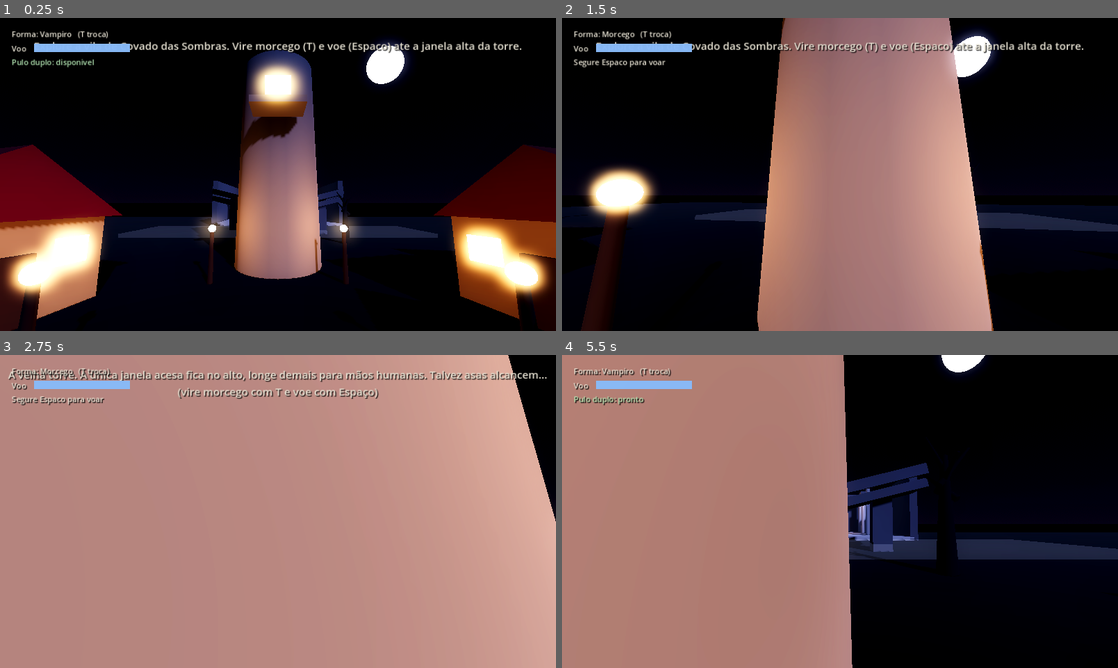
Above: before the commit, frames 1-4 (two rows, left to right).
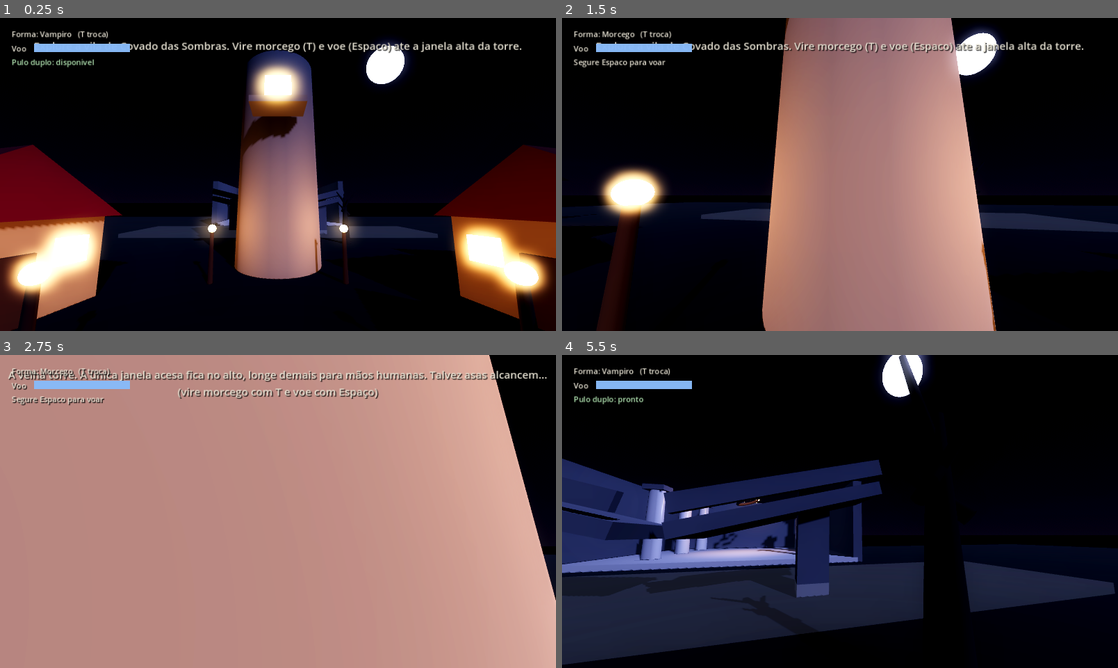
Above: after the commit, the same moments.

Repository: Rafawkj/Luciano
Game: Godot game, scene res://scenes/world.tscn
The game is run twice, just before and just after one commit, with the same random seed, the same clock (stepped at 60 frames per second) and the same inputs.
Inputs (mouse positions are in pixels of both pictures, inside the frame that each line leads up to):
- Up to frame 1 (0.25 s): no input
- Up to frame 2 (1.5 s): move the mouse to (867, 174) at 0.52 s; hold Shift (correr) 0.53-1.28 s; hold W (mover_frente) from 0.53 s (still down); tap Space (pular) at 0.77 s; move the mouse to (812, 174) at 1.27 s; tap T (transformar) at 1.35 s
- Up to frame 3 (2.75 s): keep holding W (mover_frente); tap Space (pular) at 1.52 s; move the mouse to (289, 505) at 2.02 s; hold Shift (correr) from 2.03 s (still down)
- Up to frame 4 (5.5 s): move the mouse to (834, 517) at 2.77 s; release Shift (correr) at 2.78 s; tap T (transformar) at 2.85 s; tap Space (pular) at 3.02, 3.77 s; move the mouse to (878, 514) at 3.52 s; hold Shift (correr) 3.53-4.25 s; tap Escape (ui_cancel) at 4.15 s; release W (mover_frente) at 4.25 s; click (890, 448) at 4.25 s, where only the run after the commit has a clickable "Alta"; click (840, 524) at 5 s, where only the run after the commit has a clickable "Voltar ao jogo"

The runs differ from the first frame. In frame 1, 0.4% of the frame differs, in the area x 0-100%, y 8-97%; in frame 2, 4.7%; in frame 3, 2.5%; in frame 4, 63%, in the area x 0-100%, y 0-100%.

Commit message:
Adiciona menu de opcoes (graficos, volumes, sensibilidade)
- menu.gd (CanvasLayer): abre/fecha com ESC e pausa o jogo (process_mode ALWAYS)
- Qualidade grafica Baixa/Media/Alta: liga/desliga glow, nevoa volumetrica,
  sombras e ajusta MSAA e escala de renderizacao (roda em PCs fracos)
- Volume geral (bus Master) e volume ambiente (bus dedicado) via sliders
- Sensibilidade do mouse ajustavel (player expoe definir_sensibilidade)
- audio_ambiente.gd cria o bus "Ambiente" e roteia vento/sino/piano para ele
- ESC deixa de alternar o mouse no player; agora pertence ao menu
- Interface construida por codigo; README atualizado

Co-Authored-By: Claude Opus 4.8 <noreply@anthropic.com>
Claude-Session: https://claude.ai/code/session_01LpmYnzLzqZkJ9F5Pb2UVqf

Diff:
--- a/scenes/world.tscn
+++ b/scenes/world.tscn
@@ -1,9 +1,10 @@
-[gd_scene load_steps=13 format=3 uid="uid://c0vampireworld01"]
+[gd_scene load_steps=14 format=3 uid="uid://c0vampireworld01"]
 
 [ext_resource type="PackedScene" path="res://scenes/player.tscn" id="1_player"]
 [ext_resource type="PackedScene" path="res://scenes/village.tscn" id="2_village"]
 [ext_resource type="Script" path="res://scripts/hud.gd" id="3_hud"]
 [ext_resource type="Script" path="res://scripts/audio_ambiente.gd" id="4_audio"]
+[ext_resource type="Script" path="res://scripts/menu.gd" id="5_menu"]
 
 [sub_resource type="StandardMaterial3D" id="mat_chao"]
 albedo_color = Color(0.1, 0.11, 0.09, 1)
@@ -93,6 +94,9 @@
 [node name="HUD" type="CanvasLayer" parent="."]
 script = ExtResource("3_hud")
 
+[node name="Menu" type="CanvasLayer" parent="."]
+script = ExtResource("5_menu")
+
 [node name="MensagemLabel" type="Label" parent="HUD" groups=["hud_mensagem"]]
 anchor_right = 1.0
 offset_top = 24.0
--- a/scripts/audio_ambiente.gd
+++ b/scripts/audio_ambiente.gd
@@ -24,9 +24,19 @@
 
 
 func _ready() -> void:
+	_criar_bus_ambiente()
 	_criar_vento()
 	_criar_sino()
 	_criar_piano()
+
+
+# Cria um bus de áudio "Ambiente" para o menu poder ajustar só estes sons.
+func _criar_bus_ambiente() -> void:
+	if AudioServer.get_bus_index("Ambiente") == -1:
+		AudioServer.add_bus()
+		var idx := AudioServer.get_bus_count() - 1
+		AudioServer.set_bus_name(idx, "Ambiente")
+		AudioServer.set_bus_send(idx, "Master")
 
 
 # ============================================================================
@@ -37,6 +47,7 @@
 	player_vento = AudioStreamPlayer.new()
 	player_vento.stream = _wav(_gerar_vento(), true)
 	player_vento.volume_db = -16.0
+	player_vento.bus = "Ambiente"
 	add_child(player_vento)
 	player_vento.play()
 
@@ -64,6 +75,7 @@
 	player_sino = AudioStreamPlayer.new()
 	player_sino.stream = _wav(_gerar_sino(), false)
 	player_sino.volume_db = -9.0
+	player_sino.bus = "Ambiente"
 	add_child(player_sino)
 
 	var t := Timer.new()
@@ -106,6 +118,7 @@
 	player_piano.volume_db = -2.0
 	player_piano.max_distance = 45.0
 	player_piano.unit_size = 12.0
+	player_piano.bus = "Ambiente"
 	player_piano.position = Vector3(0, 3, -46)  # dentro do salão do castelo
 	add_child(player_piano)
 
--- /dev/null
+++ b/scripts/menu.gd
@@ -0,0 +1,220 @@
+# menu.gd
+# ----------------------------------------------------------------------------
+# MENU DE OPÇÕES (pausa o jogo). Abre e fecha com a tecla ESC.
+#
+# Permite, principalmente para rodar bem em PCs mais fracos:
+#   - Reduzir a QUALIDADE GRÁFICA (Baixa / Média / Alta): desliga glow, névoa
+#     volumétrica, sombras e usa escala de renderização menor no nível Baixa.
+#   - Ajustar o VOLUME geral e o VOLUME do som ambiente (buses separados).
+#   - Ajustar a SENSIBILIDADE do mouse.
+#   - Voltar ao jogo ou sair.
+#
+# A interface é criada por CÓDIGO em _ready(), para a cena ficar simples.
+# ----------------------------------------------------------------------------
+
+extends CanvasLayer
+
+var aberto: bool = false
+var raiz: Control  # contêiner inteiro que mostramos/escondemos
+
+# Referências aos sistemas que o menu ajusta.
+var ambiente: WorldEnvironment
+var luz: DirectionalLight3D
+var jogador: Node
+
+
+func _ready() -> void:
+	# O menu precisa funcionar mesmo com o jogo pausado.
+	process_mode = Node.PROCESS_MODE_ALWAYS
+	layer = 20  # acima do HUD
+
+	var mundo := get_parent()
+	ambiente = mundo.get_node_or_null("WorldEnvironment")
+	luz = mundo.get_node_or_null("LuzDirecional")
+	jogador = get_tree().get_first_node_in_group("player")
+
+	_construir_interface()
+	_aplicar_qualidade(2)  # começa em "Alta"
+	_fechar()
+
+
+func _unhandled_input(event: InputEvent) -> void:
+	# ESC (ui_cancel) abre/fecha o menu.
+	if event.is_action_pressed("ui_cancel"):
+		if aberto:
+			_fechar()
+		else:
+			_abrir()
+		get_viewport().set_input_as_handled()
+
+
+# ============================================================================
+# ABRIR / FECHAR (pausa o jogo e libera o mouse)
+# ============================================================================
+
+func _abrir() -> void:
+	aberto = true
+	raiz.visible = true
+	get_tree().paused = true
+	Input.mouse_mode = Input.MOUSE_MODE_VISIBLE
+
+
+func _fechar() -> void:
+	aberto = false
+	raiz.visible = false
+	get_tree().paused = false
+	Input.mouse_mode = Input.MOUSE_MODE_CAPTURED
+
+
+# ============================================================================
+# CONSTRUÇÃO DA INTERFACE
+# ============================================================================
+
+func _construir_interface() -> void:
+	raiz = Control.new()
+	raiz.set_anchors_preset(Control.PRESET_FULL_RECT)
+	raiz.mouse_filter = Control.MOUSE_FILTER_STOP  # bloqueia cliques no jogo
+	add_child(raiz)
+
+	# Fundo escurecido.
+	var fundo := ColorRect.new()
+	fundo.color = Color(0, 0, 0, 0.65)
+	fundo.set_anchors_preset(Control.PRESET_FULL_RECT)
+	raiz.add_child(fundo)
+
+	# Caixa central com os controles.
+	var caixa := VBoxContainer.new()
+	caixa.anchor_left = 0.5
+	caixa.anchor_right = 0.5
+	caixa.anchor_top = 0.5
+	caixa.anchor_bottom = 0.5
+	caixa.offset_left = -230
+	caixa.offset_right = 230
+	caixa.offset_top = -210
+	caixa.offset_bottom = 210
+	caixa.add_theme_constant_override("separation", 14)
+	raiz.add_child(caixa)
+
+	var titulo := Label.new()
+	titulo.text = "Opções"
+	titulo.horizontal_alignment = HORIZONTAL_ALIGNMENT_CENTER
+	titulo.add_theme_font_size_override("font_size", 34)
+	caixa.add_child(titulo)
+
+	# Qualidade gráfica.
+	var opcao_qual := OptionButton.new()
+	opcao_qual.add_item("Baixa")
+	opcao_qual.add_item("Média")
+	opcao_qual.add_item("Alta")
+	opcao_qual.selected = 2
+	opcao_qual.item_selected.connect(_aplicar_qualidade)
+	caixa.add_child(_linha("Qualidade gráfica", opcao_qual))
+
+	# Volume geral.
+	var s_geral := _slider(1.0)
+	s_geral.value_changed.connect(_on_volume_geral)
+	caixa.add_child(_linha("Volume geral", s_geral))
+
+	# Volume do som ambiente.
+	var s_amb := _slider(1.0)
+	s_amb.value_changed.connect(_on_volume_ambiente)
+	caixa.add_child(_linha("Volume ambiente", s_amb))
+
+	# Sensibilidade do mouse.
+	var s_sens := _slider(0.45)
+	s_sens.value_changed.connect(_on_sensibilidade)
+	caixa.add_child(_linha("Sensibilidade do mouse", s_sens))
+
+	# Botões.
+	var btn_voltar := Button.new()
+	btn_voltar.text = "Voltar ao jogo"
+	btn_voltar.pressed.connect(_fechar)
+	caixa.add_child(btn_voltar)
+
+	var btn_sair := Button.new()
+	btn_sair.text = "Sair do jogo"
+	btn_sair.pressed.connect(func(): get_tree().quit())
+	caixa.add_child(btn_sair)
+
+	# Aplica a sensibilidade inicial (o valor padrão do slider).
+	_on_sensibilidade(0.45)
+
+
+# Monta uma linha "rótulo + controle".
+func _linha(texto: String, controle: Control) -> HBoxContainer:
+	var linha := HBoxContainer.new()
+	linha.add_theme_constant_override("separation", 12)
+
+	var rotulo := Label.new()
+	rotulo.text = texto
+	rotulo.custom_minimum_size = Vector2(200, 0)
+	linha.add_child(rotulo)
+
+	controle.size_flags_horizontal = Control.SIZE_EXPAND_FILL
+	linha.add_child(controle)
+	return linha
+
+
+func _slider(valor: float) -> HSlider:
+	var s := HSlider.new()
+	s.min_value = 0.0
+	s.max_value = 1.0
+	s.step = 0.01
+	s.value = valor
+	s.custom_minimum_size = Vector2(180, 0)
+	return s
+
+
+# ============================================================================
+# CALLBACKS DOS CONTROLES
+# ============================================================================
+
+func _aplicar_qualidade(nivel: int) -> void:
+	var vp := get_viewport()
+	var env: Environment = ambiente.environment if ambiente else null
+
+	match nivel:
+		0:  # Baixa — desliga os efeitos caros e reduz a resolução interna.
+			if env:
+				env.glow_enabled = false
+				env.volumetric_fog_enabled = false
+				env.fog_enabled = false
+			if luz:
+				luz.shadow_enabled = false
+			vp.msaa_3d = Viewport.MSAA_DISABLED
+			vp.scaling_3d_scale = 0.75
+		1:  # Média — efeitos moderados.
+			if env:
+				env.glow_enabled = true
+				env.volumetric_fog_enabled = false
+				env.fog_enabled = true
+			if luz:
+				luz.shadow_enabled = true
+			vp.msaa_3d = Viewport.MSAA_DISABLED
+			vp.scaling_3d_scale = 1.0
+		2:  # Alta — tudo ligado.
+			if env:
+				env.glow_enabled = true
+				env.volumetric_fog_enabled = true
+				env.fog_enabled = true
+			if luz:
+				luz.shadow_enabled = true
+			vp.msaa_3d = Viewport.MSAA_2X
+			vp.scaling_3d_scale = 1.0
+
+
+func _on_volume_geral(v: float) -> void:
+	# Bus "Master" é sempre o índice 0.
+	AudioServer.set_bus_volume_db(0, linear_to_db(maxf(v, 0.0001)))
+
+
+func _on_volume_ambiente(v: float) -> void:
+	var idx := AudioServer.get_bus_index("Ambiente")
+	if idx != -1:
+		AudioServer.set_bus_volume_db(idx, linear_to_db(maxf(v, 0.0001)))
+
+
+func _on_sensibilidade(v: float) -> void:
+	if jogador and jogador.has_method("definir_sensibilidade"):
+		# Mapeia o slider (0..1) para uma faixa útil de sensibilidade.
+		jogador.definir_sensibilidade(lerpf(0.0008, 0.006, v))
--- a/scripts/player.gd
+++ b/scripts/player.gd
@@ -51,7 +51,7 @@
 const QUEDA_PLANANDO := 0.25
 
 # --- Câmera ---
-const SENSIBILIDADE_MOUSE := 0.0028
+var sensibilidade_mouse := 0.0028  # ajustável pelo menu de opções
 const FOV_BASE := 75.0
 const FOV_VELOCIDADE := 90.0
 
@@ -110,16 +110,11 @@
 func _unhandled_input(event: InputEvent) -> void:
 	# Girar a câmera com o mouse.
 	if event is InputEventMouseMotion:
-		rotate_y(-event.relative.x * SENSIBILIDADE_MOUSE)
-		pivo_camera.rotate_x(-event.relative.y * SENSIBILIDADE_MOUSE)
+		rotate_y(-event.relative.x * sensibilidade_mouse)
+		pivo_camera.rotate_x(-event.relative.y * sensibilidade_mouse)
 		pivo_camera.rotation.x = clamp(pivo_camera.rotation.x, deg_to_rad(-65), deg_to_rad(40))
 
-	# ESC: solta/prende o mouse.
-	if event.is_action_pressed("ui_cancel"):
-		if Input.mouse_mode == Input.MOUSE_MODE_CAPTURED:
-			Input.mouse_mode = Input.MOUSE_MODE_VISIBLE
-		else:
-			Input.mouse_mode = Input.MOUSE_MODE_CAPTURED
+	# (ESC abre o menu de opções — tratado em menu.gd.)
 
 	# T: transformar.
 	if event.is_action_pressed("transformar"):
@@ -391,3 +386,7 @@
 func pulo_duplo_disponivel() -> bool:
 	# Verdadeiro só quando está no ar e ainda tem o segundo pulo.
 	return pulo_duplo_ok and not is_on_floor()
+
+func definir_sensibilidade(v: float) -> void:
+	# Chamado pelo menu de opções.
+	sensibilidade_mouse = v
Not shown, changed: README.md
